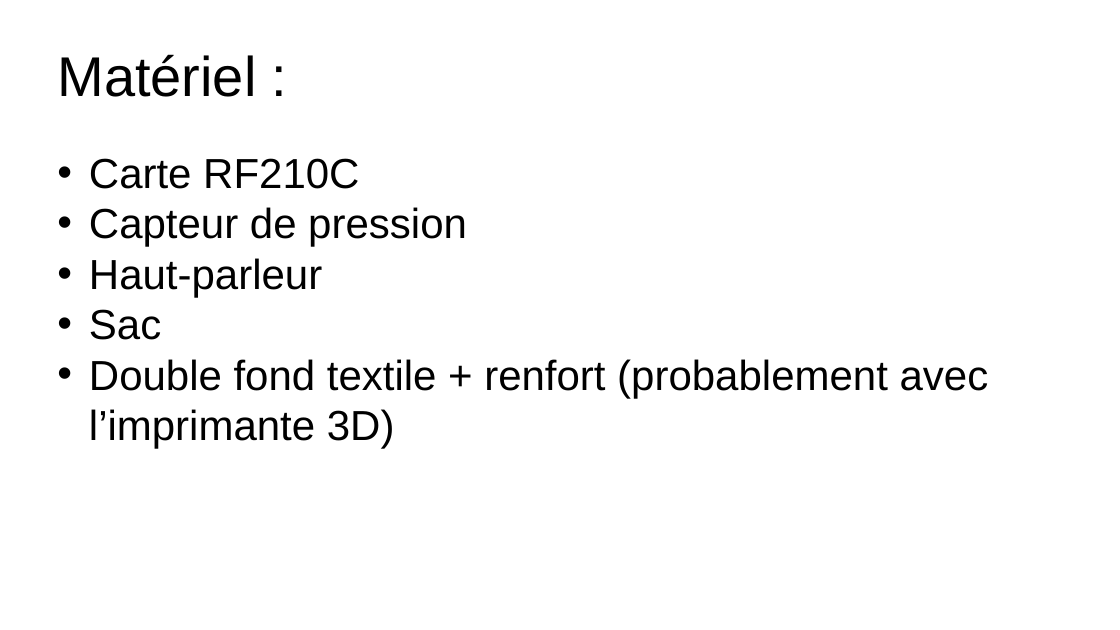
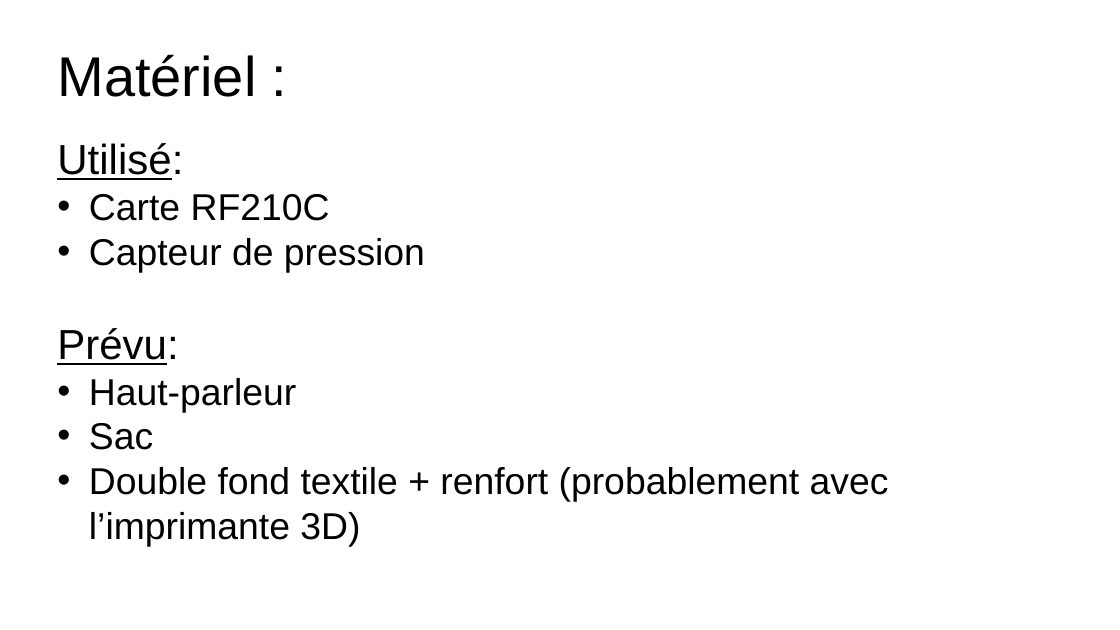
Before and after one commit to AlexiaGst/GeoBag, a slide deck: slide 6 of Présentations/Finale/GeoBag.odp. Drawn at 1120x630 pixels with LibreOffice and Linux fonts; fonts in the diff are those of the drawing. Boxes give left, top, right and bottom in pixels: in the first picture for what was removed or moved away, otherwise in the second. Text is boxed around its words. In the diff, an @@ line names an element or a change of style, - is before the commit and + after.

```diff
--- a/Présentations/Finale/GeoBag.odp
+++ b/Présentations/Finale/GeoBag.odp
@@ text at box(57, 143, 183, 180): paragraph added @@
+Utilisé:
@@ text at box(89, 194, 889, 547): size 36 to 32 pt in "Carte RF210C", "Capteur de pression", "Haut-parleur", "Sac" and 1 more places @@
@@ text at box(57, 328, 178, 365): paragraph added @@
+Prévu:
```
Also in this commit, not shown: 2 other slides changed, 2 slides added.
